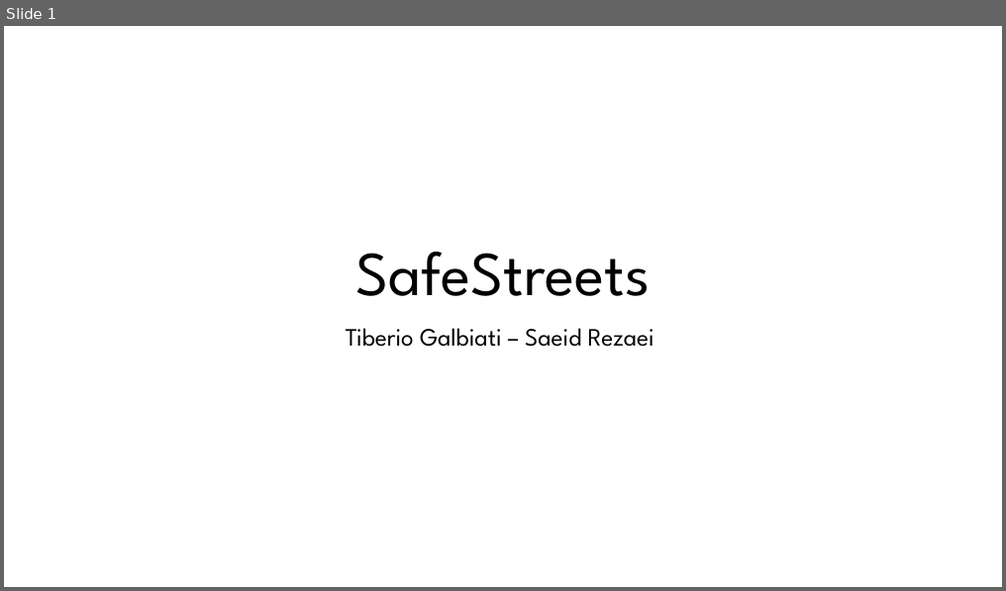
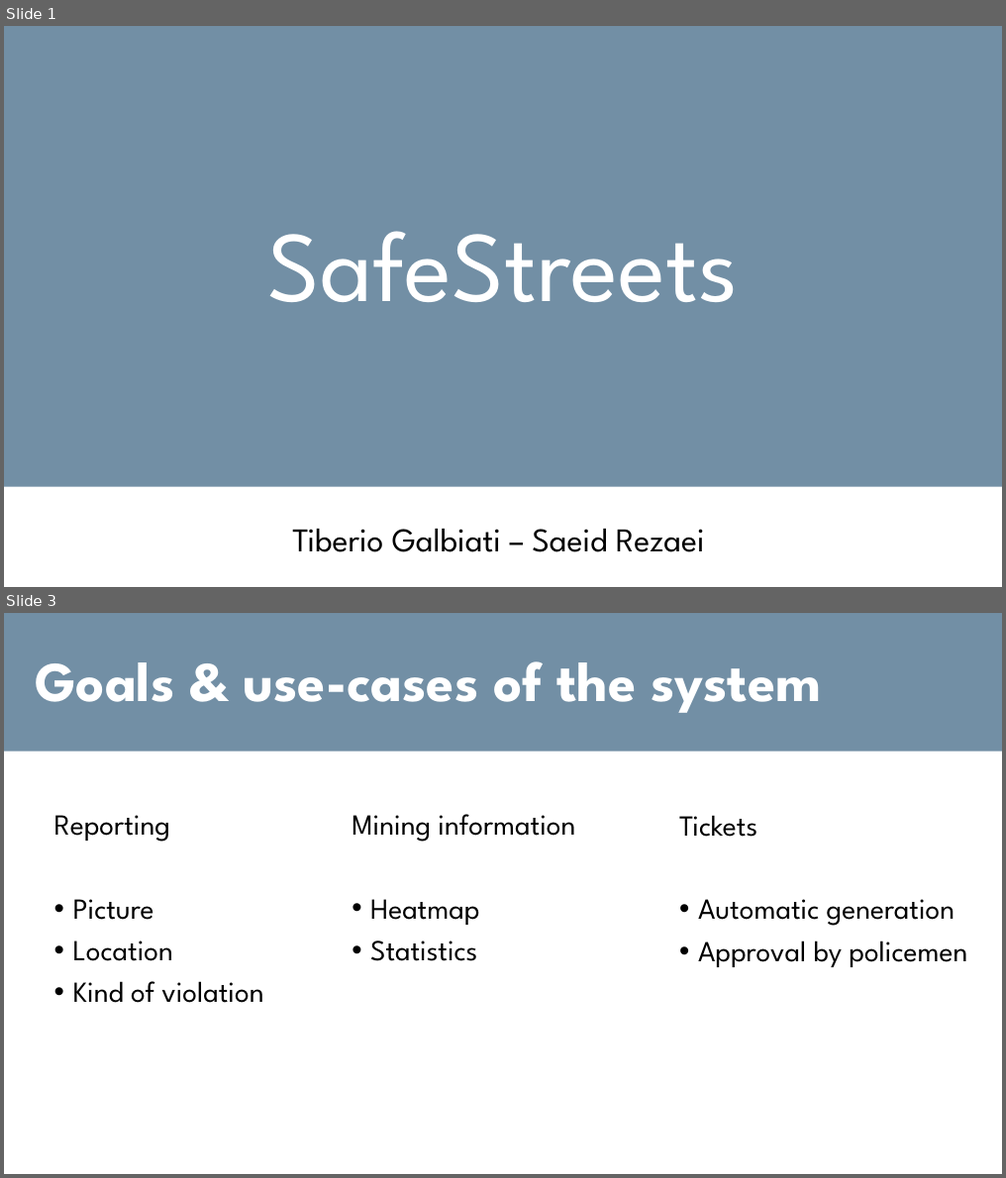
Before and after one commit to TiberioG/SoftwareEngineering2Polimi, a slide deck: Presentation1.pptx. Shown one above the other, each under a label of ours: slide 1 before the commit, slides 1 and 3 after it; the slides between them are not shown. The pictures are 1006x591 and 1006x1178 pixels, drawn with LibreOffice and Linux fonts; fonts in the diff are those of the drawing. Boxes give left, top, right and bottom in pixels: in the first picture for what was removed or moved away, otherwise in the second. Text is boxed around its words. In the diff, an @@ line names an element or a change of style, - is before the commit and + after.

```diff
--- a/Presentation1.pptx
+++ b/Presentation1.pptx
@@ slide 3 added at (x1=4, y1=613, x2=1002, y2=1174), background #FFFFFF @@
@@ rectangle added at (x1=4, y1=613, x2=1002, y2=752), fill #728FA5 @@
@@ title added at (x1=35, y1=662, x2=822, y2=713), 54 pt, text #FFFFFF, bold @@
+Goals & use-cases of the system
@@ text added at (x1=54, y1=815, x2=263, y2=1003), 28 pt, text #000000 @@
+Reporting
+• Picture
+• Location
+• Kind of violation
@@ text added at (x1=351, y1=814, x2=575, y2=961), 28 pt, text #000000 @@
+Mining information
+• Heatmap
+• Statistics
@@ text added at (x1=679, y1=815, x2=967, y2=967), 28 pt, text #000000 @@
+Tickets
+• Automatic generation
+• Approval by policemen
@@ slide 1 changed as well @@
@@ rectangle added at (x1=4, y1=26, x2=1002, y2=487), fill #728FA5 @@
@@ title "SafeStreets" moved from (x1=356, y1=252, x2=650, y2=296) to (x1=268, y1=231, x2=739, y2=302) @@
@@ title "SafeStreets" at (x1=268, y1=231, x2=739, y2=302): size 60 to 96 pt, text colour #000000 to #FFFFFF @@
@@ subtitle "Tiberio Galbiati – Saeid Rezaei" moved from (x1=346, y1=328, x2=654, y2=347) to (x1=292, y1=529, x2=705, y2=553) @@
@@ subtitle "Tiberio Galbiati – Saeid Rezaei" at (x1=292, y1=529, x2=705, y2=553): size 24 to 32 pt @@
```
Also in this commit, not shown: 4 other slides changed, 8 other slides added, 9 slides removed, 2 other files.
